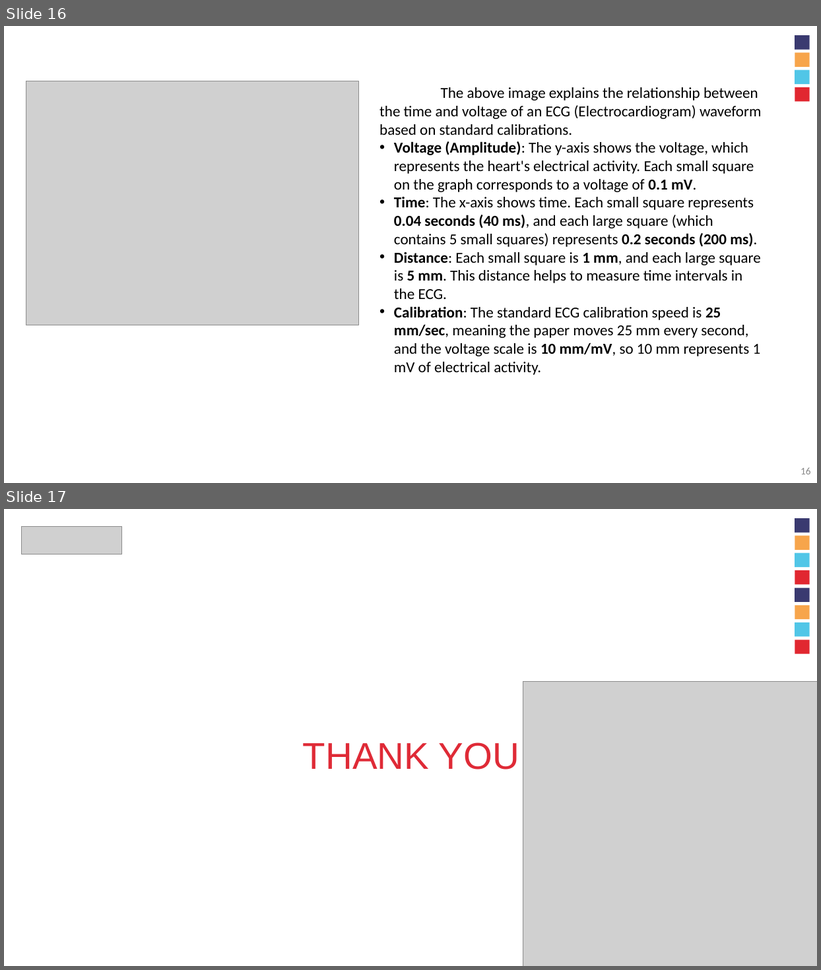
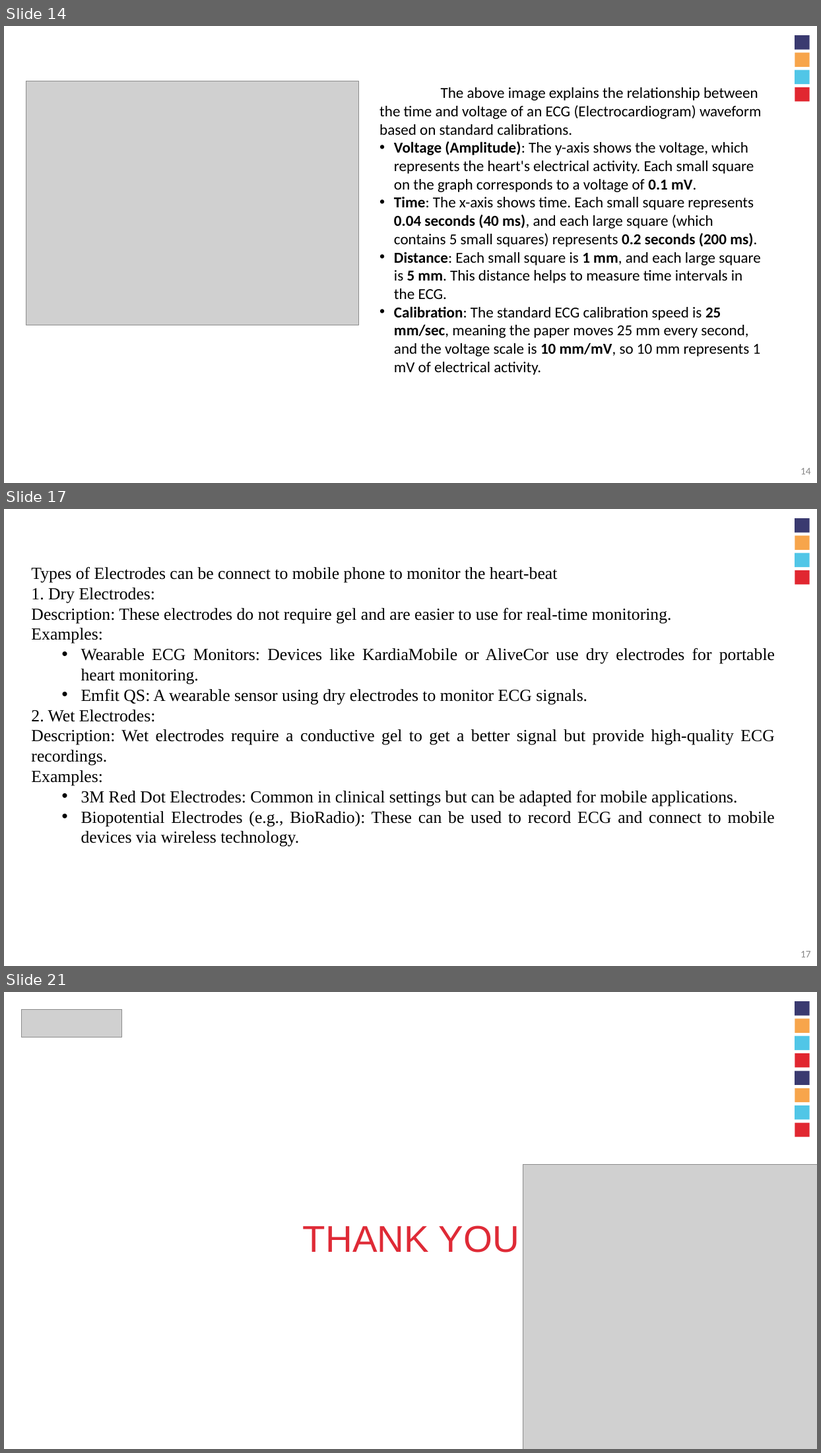
Before and after one commit to aakashbm/EECE_project_template, a slide deck: ECG_Arrhythmia_Capstone.pptx. Shown one above the other, each under a label of ours: slides 16 and 17 before the commit, slides 14, 17 and 21 after it; the slides between them are not shown. The pictures are 821x970 and 821x1453 pixels, drawn with LibreOffice and Linux fonts; fonts in the diff are those of the drawing; grey boxes stand for pictures; background and template pictures are left out. Boxes give left, top, right and bottom in pixels: in the first picture for what was removed or moved away, otherwise in the second. Text is boxed around its words. In the diff, an @@ line names an element or a change of style, - is before the commit and + after.

```diff
--- a/ECG_Arrhythmia_Capstone.pptx
+++ b/ECG_Arrhythmia_Capstone.pptx
@@ slide 17 added at [4,509,817,966], background #FFFFFF; not listed: 4 template elements that a slide beside it also shows @@
@@ text added at [31,567,775,847], 20 pt, text #000000 @@
+Types of Electrodes can be connect to mobile phone to monitor the heart-beat
+1. Dry Electrodes:
+Description: These electrodes do not require gel and are easier to use for real-time monitoring.
+Examples:
+  • Wearable ECG Monitors: Devices like KardiaMobile or AliveCor use dry electrodes for portable heart monitoring.
+  • Emfit QS: A wearable sensor using dry electrodes to monitor ECG signals.
+2. Wet Electrodes:
+Description: Wet electrodes require a conductive gel to get a better signal but provide high-quality ECG recordings.
+Examples:
+  • 3M Red Dot Electrodes: Common in clinical settings but can be adapted for mobile applications.
+  • Biopotential Electrodes (e.g., BioRadio): These can be used to record ECG and connect to mobile devices via wireless technology.
@@ page number added at [801,951,811,958], 12 pt, text #888888 @@
+17
@@ what was slide 16 is now slide 14 @@
@@ page number at [801,468,811,475]: text changed @@
-16
+14
@@ what was slide 17 is now slide 21 @@
```
Also in this commit, not shown: 5 other slides added, 2 slides removed.
